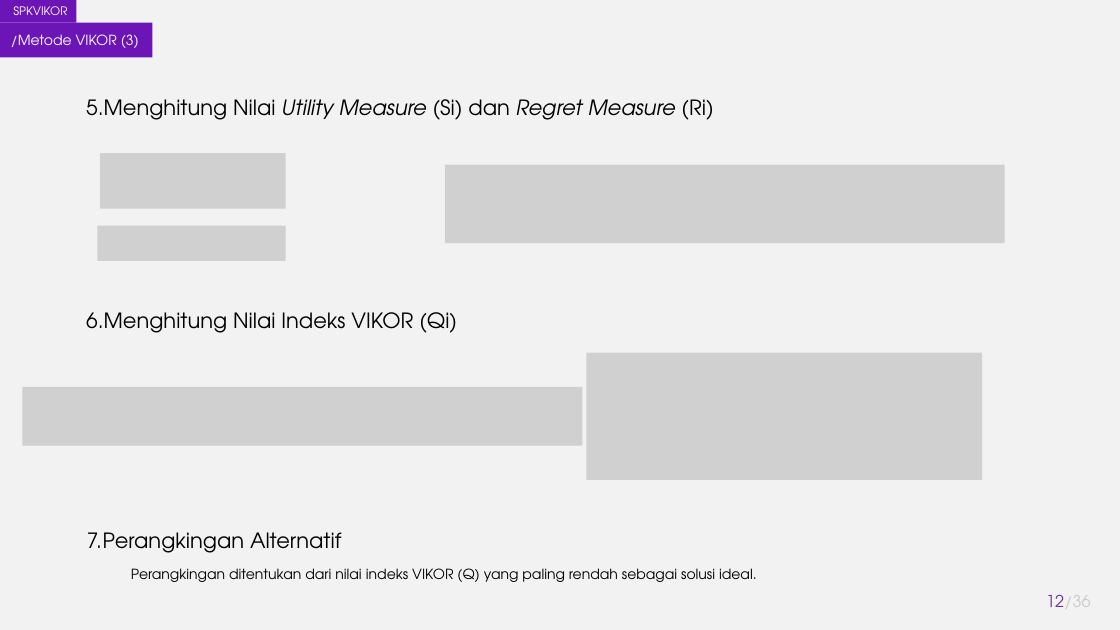
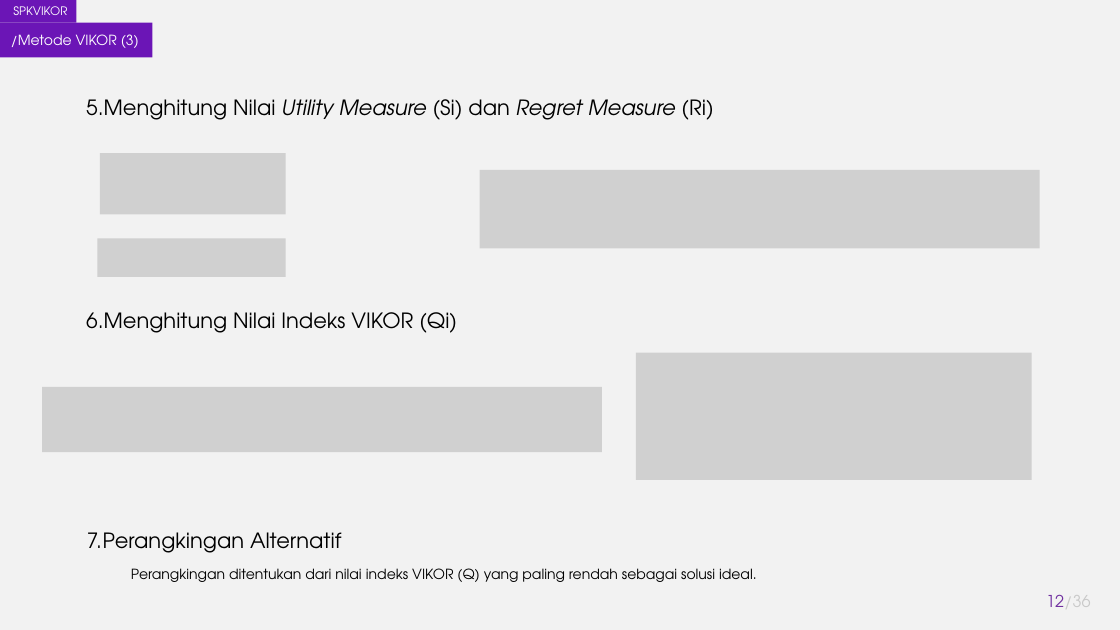
Before and after one commit to akhmadali7/TugasAkhir, a slide deck: slide 12 of PPT - TA - Akhmad Ali Sajidin.pptx. Drawn at 1120x630 pixels with LibreOffice and Linux fonts; fonts in the diff are those of the drawing; grey boxes stand for pictures. Boxes give left, top, right and bottom in pixels: in the first picture for what was removed or moved away, otherwise in the second. Text is boxed around its words. In the diff, an @@ line names an element or a change of style, - is before the commit and + after.

```diff
--- a/PPT - TA - Akhmad Ali Sajidin.pptx
+++ b/PPT - TA - Akhmad Ali Sajidin.pptx
@@ picture: place and size @@
-picture at (100,153,286,208)
+picture at (100,153,286,214)
@@ picture: place and size @@
-picture at (445,165,1006,243)
+picture at (480,170,1040,248)
@@ picture: place and size @@
-picture at (97,226,286,261)
+picture at (97,239,286,277)
@@ picture: place and size @@
-picture at (586,353,982,480)
+picture at (636,353,1032,480)
@@ picture: place and size @@
-picture at (23,387,583,446)
+picture at (42,387,602,453)
```
Also in this commit, not shown: 11 other slides changed.
